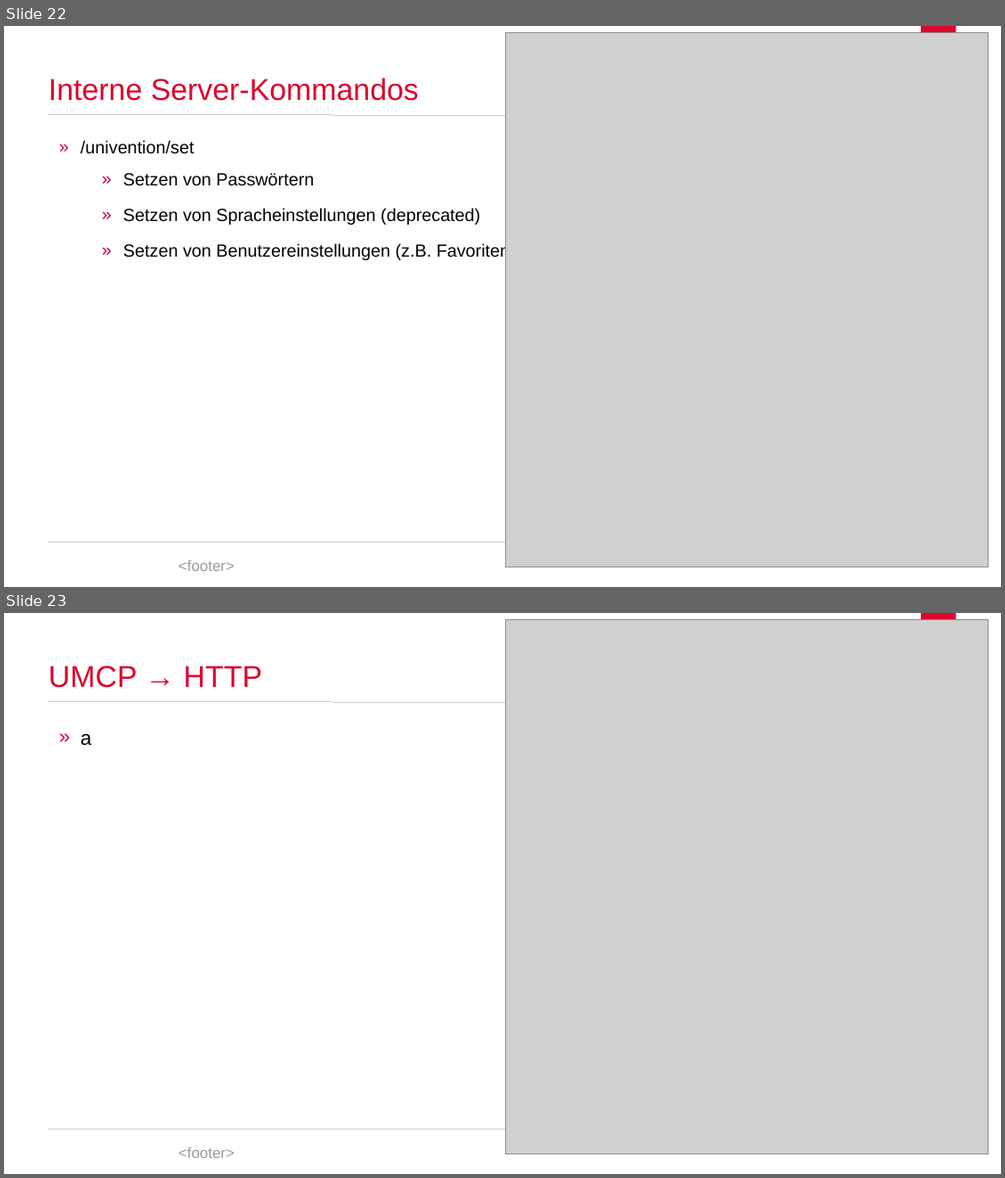
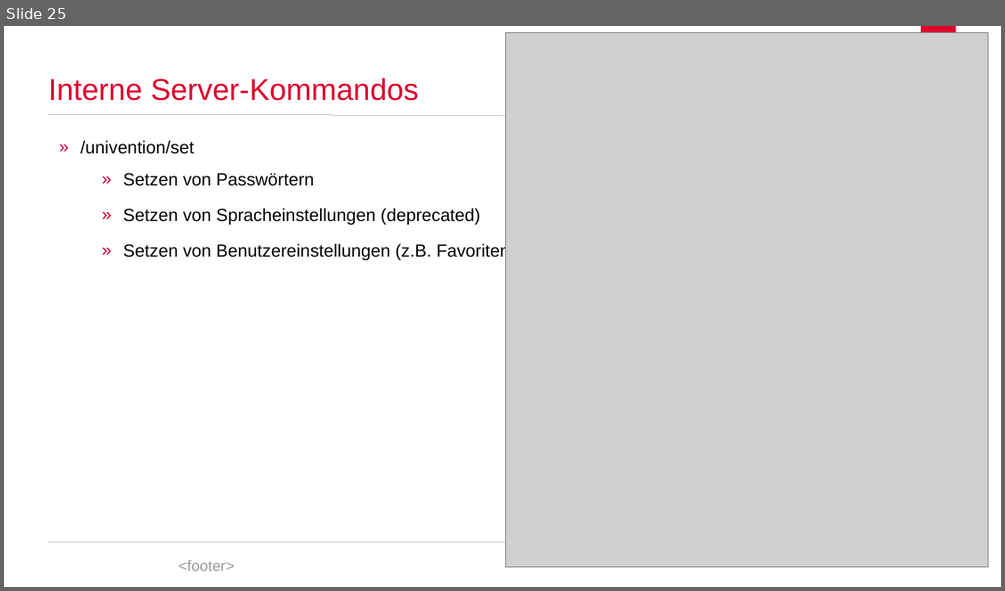
Before and after one commit to spaceone/presentations, a slide deck: univention-management-console/univention-management-console.odp. Shown one above the other, each under a label of ours: slides 22 and 23 before the commit, slide 25 after it. The pictures are 1005x1178 and 1005x591 pixels, drawn with LibreOffice and Linux fonts; fonts in the diff are those of the drawing; grey boxes stand for pictures; background and template pictures are left out. Boxes give left, top, right and bottom in pixels: in the first picture for what was removed or moved away, otherwise in the second. Text is boxed around its words. In the diff, an @@ line names an element or a change of style, - is before the commit and + after.

```diff
--- a/univention-management-console/univention-management-console.odp
+++ b/univention-management-console/univention-management-console.odp
@@ slide 23 removed at box(4, 613, 1001, 1174), background #FFFFFF; not listed: 4 template elements that a slide beside it also shows @@
@@ picture removed at box(506, 620, 988, 1155) @@
@@ title removed at box(48, 666, 262, 688) @@
-UMCP → HTTP
@@ text removed at box(81, 734, 92, 746) @@
-» a
@@ what was slide 22 is now slide 25 @@
```
Also in this commit, not shown: 10 slides changed, 2 slides added, 1 other slide removed.
